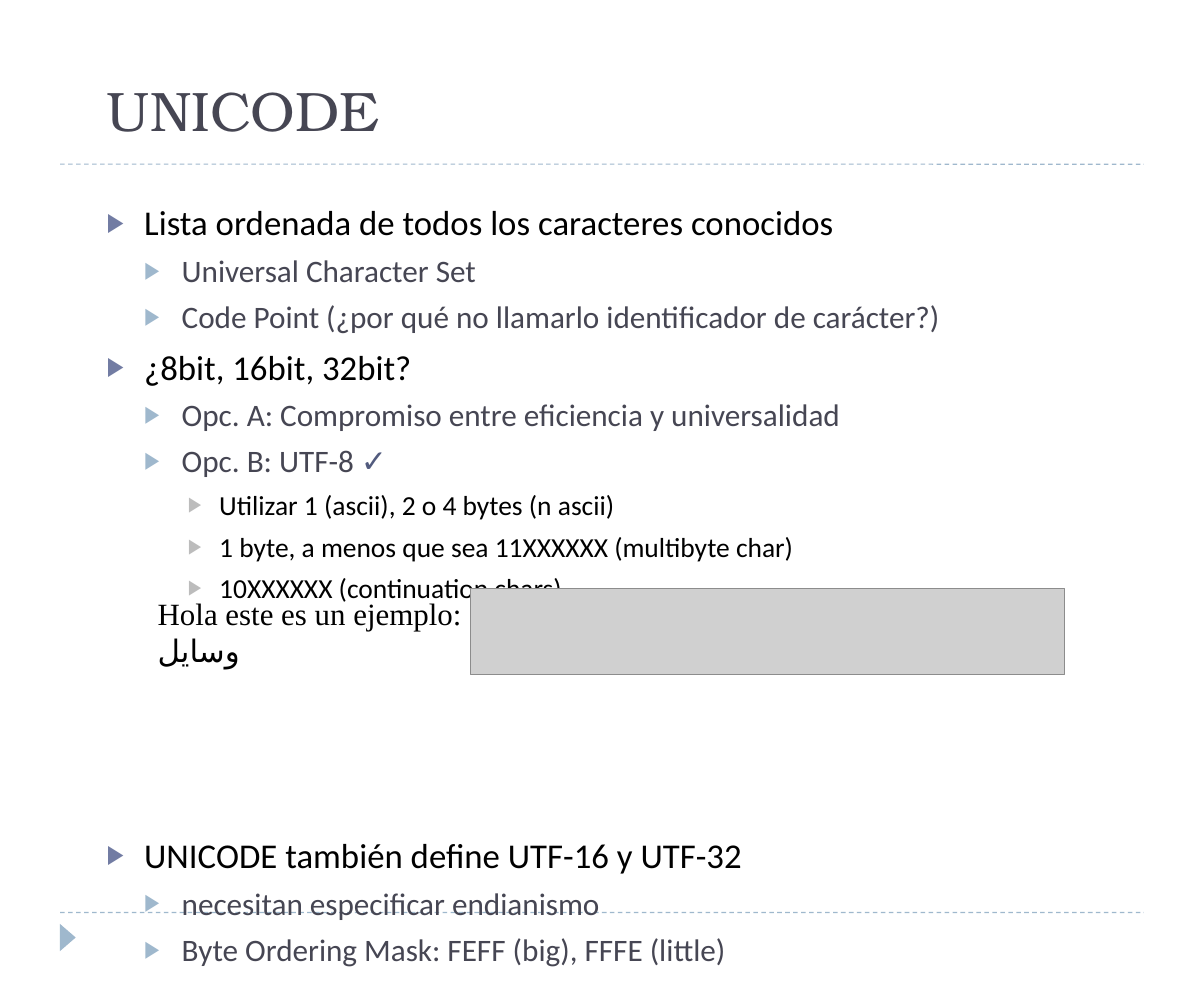
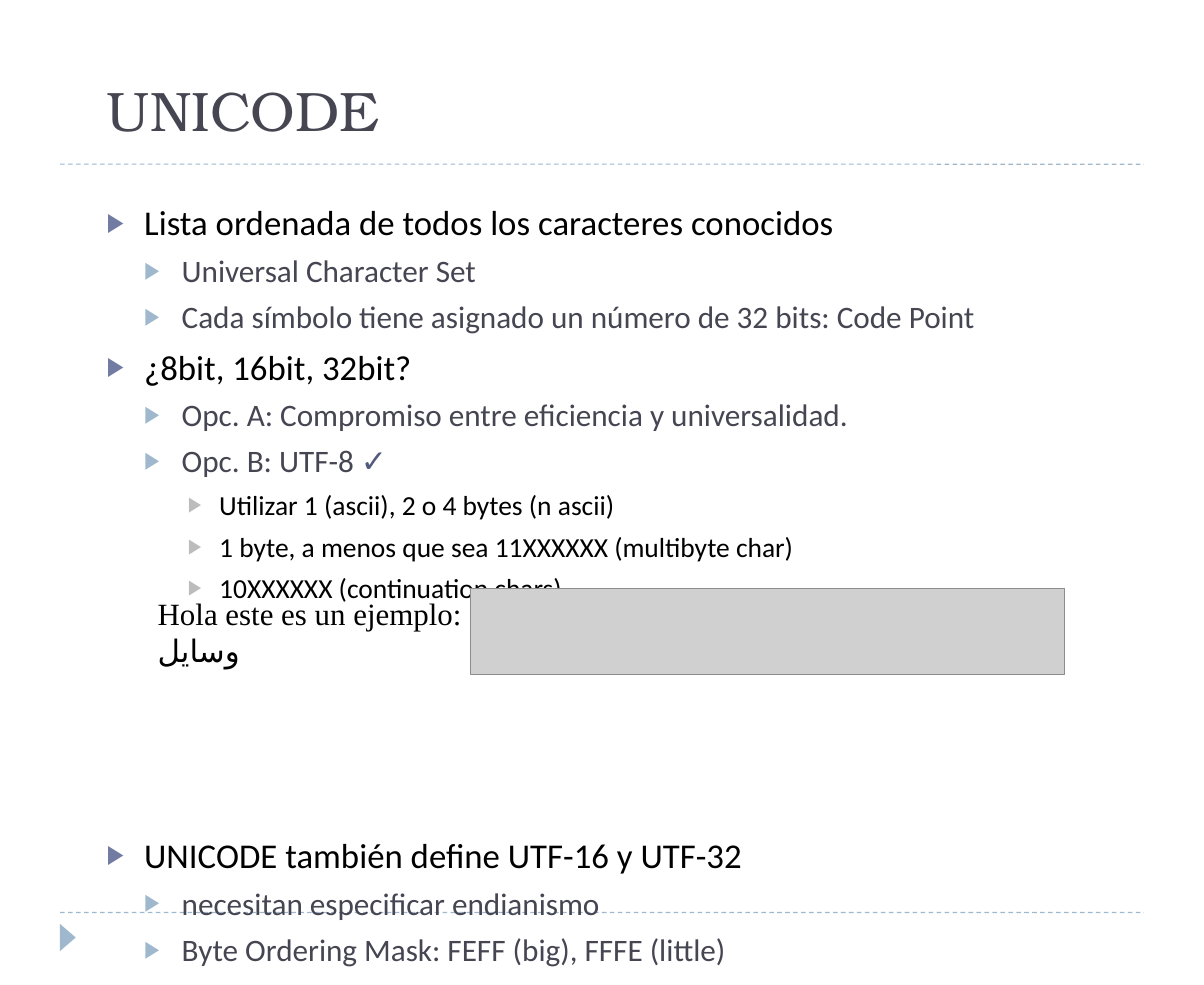
Before and after one commit to luisfromero/fucomp, a slide deck: slide 70 of temas/tema2.pptx. Drawn at 1204x985 pixels with LibreOffice and Linux fonts; fonts in the diff are those of the drawing; grey boxes stand for pictures. Boxes give left, top, right and bottom in pixels: in the first picture for what was removed or moved away, otherwise in the second. Text is boxed around its words. In the diff, an @@ line names an element or a change of style, - is before the commit and + after.

```diff
--- a/temas/tema2.pptx
+++ b/temas/tema2.pptx
@@ text at <box>182,306,975,334</box>: text changed @@
-  ▶ Code Point (¿por qué no llamarlo identificador de carácter?)
+  ▶ Cada símbolo tiene asignado un número de 32 bits: Code Point
@@ text at <box>182,404,847,431</box>: text changed @@
-  ▶ Opc. A: Compromiso entre eficiencia y universalidad
+  ▶ Opc. A: Compromiso entre eficiencia y universalidad.
```
Also in this commit, not shown: 15 other slides changed, 26 slides added, 14 slides removed, 5 other files.
